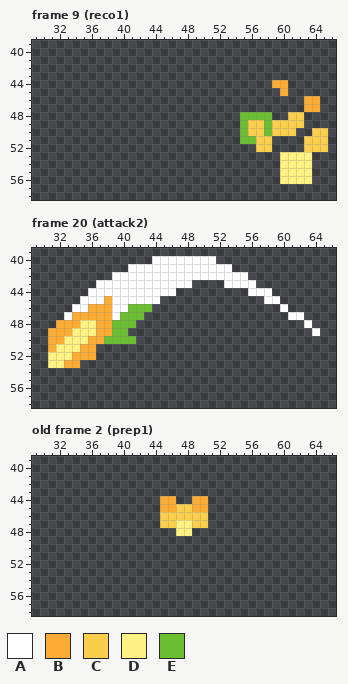
Pixel-art file -- Assets/Graphics/FireSpirit/FireSpritAssets.aseprite. The picture above is the old version.
96x96 pixels, 41 frames. Shown: frame 9 (reco1): x 29..66, y 39..58; frame 20 (attack2): x 29..66, y 39..58; old frame 2 (prep1): x 29..66, y 39..58. The commit also changed other frames, which this record leaves out.
Visible layers, top first: "fire", "sketch", "actionLayer".
Palette (. is transparent): A #ffffff  B #faac35  C #face4c  D #fff183  E #6abe30
Pixels before, frame 9 (reco1), first column x 55:
44 ....BB.....
45 .....B.....
46 ........BB.
47 ........BB.
48 EEEE..CC...
49 ECCECCCC...
50 ECCECCC..CC
51 EECC....CCC
52 ..CC....CCC
53 .....DDDD..
54 .....DDDD..
55 .....DDDD..
56 .....DDDD..
Pixels before, frame 20 (attack2), first column x 31:
40 .............AAAAAAAA.............
41 ..........AAAAAAAAAAAAA...........
42 ........AAAAAAAAAAAAAAAAA.........
43 ......AAAAAAAAAAAA....AAAA........
44 .....AAAAAAAAAAA.........AAA......
45 ....AAABAAAAAA.............AA.....
46 ...AABBBAAEEE................A....
47 ..ABBBBBAEEE..................AA..
48 .BBBDDBBEEE.....................A.
49 BBBDDDBBEE.......................A
50 BBDDDBBEEEE.......................
51 BDDDBB............................
52 DDDBBB............................
53 DDBB..............................
Pixels before, old frame 2 (prep1), first column x 45:
44 BB..BB
45 BBCCBB
46 CCCCCC
47 CCDDCC
48 ..DD..
The result:
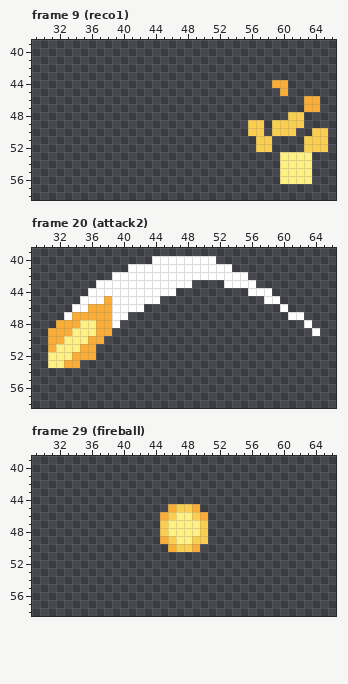
A new or re-ordered frame is compared with the old frame closest to it.
Commit message: changed attack system
From old to new:
layer "sketch" now hidden
frames re-ordered
Frame 9 (reco1):
y 48: x 55..58 EEEE -> ....
y 49..50: x 55 E -> .; x 58 E -> .
y 51: x 55..56 EE -> ..
Frame 20 (attack2):
y 46: x 41..43 EEE -> AA.
y 47: x 40..42 EEE -> A..
y 48: x 39..41 EEE -> A..
y 49: x 39..40 EE -> ..
y 50: x 38..41 EEEE -> ....
Frame 29 (fireball) against old frame 2 (prep1), layer "fire":
y 44: x 45..46 BB -> ..; x 49..50 BB -> ..
y 45: x 45 B -> .; x 50 B -> .
y 46: x 45 C -> B; x 47..48 CC -> DD; x 50 C -> B
y 47: x 46 C -> D; x 49 C -> D
y 48: x 45..46 .. -> CD; x 49..50 .. -> DC
y 49: x 45..50 ...... -> BCDDCC
y 50: x 46..49 .... -> BCCB
